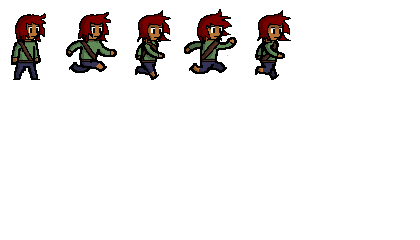
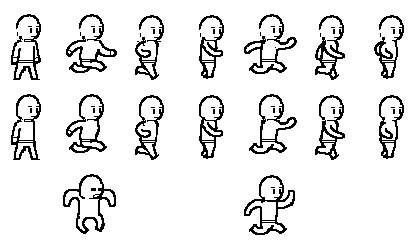
Layered file, before and after one edit (420 × 240). Changes by layer:
removed layer "shading" (was 25%) over [13, 10, 283, 80]
removed layer "hair outline" over [15, 9, 291, 44]
removed layer "hair coloring" over [15, 10, 289, 42]
removed layer "details" over [138, 40, 279, 61]
painted on "outlines" over [11, 14, 404, 235]
removed layer "coloring" over [13, 14, 285, 79]
